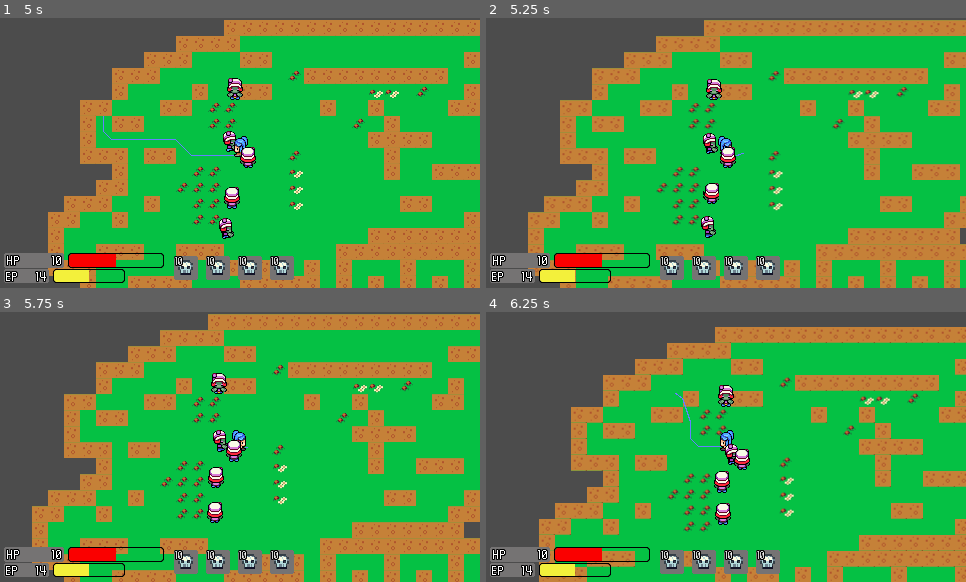
Above: before the commit, frames 1-4 (two rows, left to right).
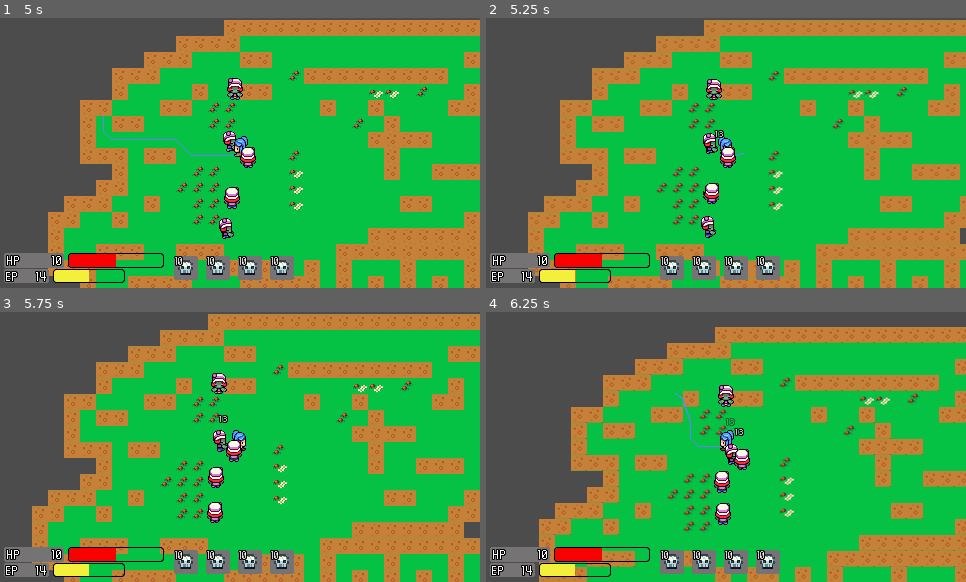
Above: after the commit, the same moments.

Repository: destroysound/DungeonCrawl
Game: Godot game, scene res://GameScene.tscn
The game is run twice, just before and just after one commit, with the same random seed, the same clock (stepped at 60 frames per second) and the same inputs.
Inputs (mouse positions are in pixels of both pictures, inside the frame that each line leads up to):
- Up to frame 1 (5 s): move the mouse to (62, 212) at 0.52 s; click (62, 212) at 0.67 s; move the mouse to (120, 163) at 1.27 s; click (120, 163) at 1.42 s; move the mouse to (187, 66) at 2.02 s; click (187, 66) at 2.17 s; move the mouse to (244, 61) at 2.77 s; click (244, 61) at 2.92 s; move the mouse to (235, 207) at 3.52 s; click (235, 207) at 3.67 s; move the mouse to (96, 112) at 4.27 s; click (96, 112) at 4.42 s
- Up to frame 2 (5.25 s): move the mouse to (750, 153) at 5.02 s; click (750, 153) at 5.17 s
- Up to frame 3 (5.75 s): no input
- Up to frame 4 (6.25 s): move the mouse to (654, 379) at 5.77 s; click (654, 379) at 5.92 s

Frame 1 is identical in both runs. In frame 2, less than 0.1% of the frame differs, in the area x 47-50%, y 41-45%; in frame 3, less than 0.1%; in frame 4, 0.1%, in the area x 49-54%, y 39-46%.

Commit message:
enemy attacking

Diff:
--- a/Enemy.gd
+++ b/Enemy.gd
@@ -4,12 +4,18 @@
 onready var character : KinematicBody2D = get_node("/root/GameScene/YSort/Player")
 onready var flockingArea : Area2D = $FlockingArea
 onready var targetIcon : Sprite = $TargetIcon
+onready var attackTimer : Timer = $AttackTimer;
+onready var gameScene = get_node("/root/GameScene")
 var thresholdDistance : float = 17.0
 var flockForce : float = 5
 var xpToGive : = 2
+var attackStarted : = false
+
+var damageText = preload("res://DamageText.tscn")
 
 # Called when the node enters the scene tree for the first time.
 func _ready():
+	attackTimer.connect("timeout",self,"_check_attack")
 	speed = 10.0
 	timer.wait_time = 0.5
 	timer.connect("timeout",self,"_on_timer_timeout")
@@ -18,6 +24,16 @@
 	._ready();
 
 func _physics_process(delta):
+	var attackVector = global_position - character.global_position
+	if !attackStarted:
+		if attackVector.length() < attackRange:
+			attackStarted = true
+			attackTimer.start()
+	else:
+		if attackVector.length() > attackRange:
+			attackStarted = false
+			attackTimer.stop()
+
 	._physics_process(delta)
 
 func _on_timer_timeout():
@@ -46,6 +62,15 @@
 			origVel = origVel - flockVel
 	return origVel
 
+func _check_attack():
+	var attackVector = global_position - character.global_position
+
+	if attackVector.length() < attackRange:
+		var damage = damageText.instance()
+		damage.position = character.global_position + Vector2(0, -16)
+		damage.amount = roll_damage()
+		gameScene.call_deferred("add_child", damage)
+
 func _set_engaged(collision):
 	if (collision.collider.name == 'Player'):
 		set_path([])
--- a/Enemy.tscn
+++ b/Enemy.tscn
@@ -10,83 +10,83 @@
 [sub_resource type="AtlasTexture" id=2]
 flags = 4
 atlas = ExtResource( 1 )
-region = Rect2( 0, 96, 16, 32 )
+region = Rect2( 0, 32, 16, 32 )
 
 [sub_resource type="AtlasTexture" id=3]
 flags = 4
 atlas = ExtResource( 1 )
-region = Rect2( 16, 96, 16, 32 )
+region = Rect2( 16, 32, 16, 32 )
 
 [sub_resource type="AtlasTexture" id=4]
 flags = 4
 atlas = ExtResource( 1 )
-region = Rect2( 32, 96, 16, 32 )
+region = Rect2( 32, 32, 16, 32 )
 
 [sub_resource type="AtlasTexture" id=5]
 flags = 4
 atlas = ExtResource( 1 )
-region = Rect2( 0, 32, 16, 32 )
+region = Rect2( 0, 96, 16, 32 )
 
 [sub_resource type="AtlasTexture" id=6]
 flags = 4
 atlas = ExtResource( 1 )
-region = Rect2( 16, 32, 16, 32 )
+region = Rect2( 16, 96, 16, 32 )
 
 [sub_resource type="AtlasTexture" id=7]
 flags = 4
 atlas = ExtResource( 1 )
-region = Rect2( 32, 32, 16, 32 )
+region = Rect2( 32, 96, 16, 32 )
 
 [sub_resource type="AtlasTexture" id=8]
 flags = 4
 atlas = ExtResource( 1 )
-region = Rect2( 0, 0, 16, 32 )
+region = Rect2( 0, 64, 16, 32 )
 
 [sub_resource type="AtlasTexture" id=9]
 flags = 4
 atlas = ExtResource( 1 )
-region = Rect2( 16, 0, 16, 32 )
+region = Rect2( 16, 64, 16, 32 )
 
 [sub_resource type="AtlasTexture" id=10]
 flags = 4
 atlas = ExtResource( 1 )
-region = Rect2( 32, 0, 16, 32 )
+region = Rect2( 32, 64, 16, 32 )
 
 [sub_resource type="AtlasTexture" id=11]
 flags = 4
 atlas = ExtResource( 1 )
-region = Rect2( 0, 64, 16, 32 )
+region = Rect2( 0, 0, 16, 32 )
 
 [sub_resource type="AtlasTexture" id=12]
 flags = 4
 atlas = ExtResource( 1 )
-region = Rect2( 16, 64, 16, 32 )
+region = Rect2( 16, 0, 16, 32 )
 
 [sub_resource type="AtlasTexture" id=13]
 flags = 4
 atlas = ExtResource( 1 )
-region = Rect2( 32, 64, 16, 32 )
+region = Rect2( 32, 0, 16, 32 )
 
 [sub_resource type="SpriteFrames" id=14]
 animations = [ {
 "frames": [ SubResource( 2 ), SubResource( 3 ), SubResource( 4 ) ],
 "loop": true,
-"name": "walk_up",
+"name": "walk_left",
 "speed": 5.0
 }, {
 "frames": [ SubResource( 5 ), SubResource( 6 ), SubResource( 7 ) ],
 "loop": true,
-"name": "walk_left",
+"name": "walk_up",
 "speed": 5.0
 }, {
 "frames": [ SubResource( 8 ), SubResource( 9 ), SubResource( 10 ) ],
 "loop": true,
-"name": "walk_down",
+"name": "walk_right",
 "speed": 5.0
 }, {
 "frames": [ SubResource( 11 ), SubResource( 12 ), SubResource( 13 ) ],
 "loop": true,
-"name": "walk_right",
+"name": "walk_down",
 "speed": 5.0
 } ]
 
@@ -135,4 +135,6 @@
 [node name="CollisionShape2D" type="CollisionShape2D" parent="ClickableArea"]
 position = Vector2( 0, -6 )
 shape = SubResource( 16 )
+
+[node name="AttackTimer" type="Timer" parent="."]
 [connection signal="input_event" from="ClickableArea" to="." method="_on_ClickableArea_input_event"]
--- a/Player.tscn
+++ b/Player.tscn
@@ -3,138 +3,158 @@
 [ext_resource path="res://Chara/character1-split.png" type="Texture" id=1]
 [ext_resource path="res://Player.gd" type="Script" id=2]
 
-[sub_resource type="CanvasItemMaterial" id=37]
-
-[sub_resource type="RectangleShape2D" id=38]
+[sub_resource type="CanvasItemMaterial" id=1]
+
+[sub_resource type="RectangleShape2D" id=2]
 extents = Vector2( 6, 4 )
 
-[sub_resource type="RectangleShape2D" id=39]
+[sub_resource type="RectangleShape2D" id=3]
 extents = Vector2( 5, 5 )
 
+[sub_resource type="AtlasTexture" id=4]
+flags = 4
+atlas = ExtResource( 1 )
+region = Rect2( 0, 32, 16, 32 )
+
+[sub_resource type="AtlasTexture" id=5]
+flags = 4
+atlas = ExtResource( 1 )
+region = Rect2( 16, 32, 16, 32 )
+
+[sub_resource type="AtlasTexture" id=6]
+flags = 4
+atlas = ExtResource( 1 )
+region = Rect2( 32, 32, 16, 32 )
+
+[sub_resource type="AtlasTexture" id=7]
+flags = 4
+atlas = ExtResource( 1 )
+region = Rect2( 48, 32, 16, 32 )
+
+[sub_resource type="AtlasTexture" id=8]
+flags = 4
+atlas = ExtResource( 1 )
+region = Rect2( 64, 32, 16, 32 )
+
+[sub_resource type="AtlasTexture" id=9]
+flags = 4
+atlas = ExtResource( 1 )
+region = Rect2( 48, 0, 16, 32 )
+
+[sub_resource type="AtlasTexture" id=10]
+flags = 4
+atlas = ExtResource( 1 )
+region = Rect2( 64, 0, 16, 32 )
+
+[sub_resource type="AtlasTexture" id=11]
+flags = 4
+atlas = ExtResource( 1 )
+region = Rect2( 48, 64, 16, 32 )
+
+[sub_resource type="AtlasTexture" id=12]
+flags = 4
+atlas = ExtResource( 1 )
+region = Rect2( 64, 64, 16, 32 )
+
+[sub_resource type="AtlasTexture" id=13]
+flags = 4
+atlas = ExtResource( 1 )
+region = Rect2( 48, 96, 16, 32 )
+
+[sub_resource type="AtlasTexture" id=14]
+flags = 4
+atlas = ExtResource( 1 )
+region = Rect2( 64, 96, 16, 32 )
+
+[sub_resource type="AtlasTexture" id=15]
+flags = 4
+atlas = ExtResource( 1 )
+region = Rect2( 0, 96, 16, 32 )
+
 [sub_resource type="AtlasTexture" id=16]
-atlas = ExtResource( 1 )
-region = Rect2( 0, 96, 16, 32 )
+flags = 4
+atlas = ExtResource( 1 )
+region = Rect2( 16, 96, 16, 32 )
 
 [sub_resource type="AtlasTexture" id=17]
-atlas = ExtResource( 1 )
-region = Rect2( 16, 96, 16, 32 )
+flags = 4
+atlas = ExtResource( 1 )
+region = Rect2( 32, 96, 16, 32 )
 
 [sub_resource type="AtlasTexture" id=18]
-atlas = ExtResource( 1 )
-region = Rect2( 32, 96, 16, 32 )
+flags = 4
+atlas = ExtResource( 1 )
+region = Rect2( 0, 64, 16, 32 )
 
 [sub_resource type="AtlasTexture" id=19]
-atlas = ExtResource( 1 )
-region = Rect2( 0, 64, 16, 32 )
+flags = 4
+atlas = ExtResource( 1 )
+region = Rect2( 16, 64, 16, 32 )
 
 [sub_resource type="AtlasTexture" id=20]
-atlas = ExtResource( 1 )
-region = Rect2( 16, 64, 16, 32 )
+flags = 4
+atlas = ExtResource( 1 )
+region = Rect2( 32, 64, 16, 32 )
 
 [sub_resource type="AtlasTexture" id=21]
-atlas = ExtResource( 1 )
-region = Rect2( 32, 64, 16, 32 )
+flags = 4
+atlas = ExtResource( 1 )
+region = Rect2( 0, 0, 16, 32 )
 
 [sub_resource type="AtlasTexture" id=22]
-atlas = ExtResource( 1 )
-region = Rect2( 0, 0, 16, 32 )
+flags = 4
+atlas = ExtResource( 1 )
+region = Rect2( 16, 0, 16, 32 )
 
 [sub_resource type="AtlasTexture" id=23]
-atlas = ExtResource( 1 )
-region = Rect2( 16, 0, 16, 32 )
-
-[sub_resource type="AtlasTexture" id=12]
+flags = 4
 atlas = ExtResource( 1 )
 region = Rect2( 32, 0, 16, 32 )
 
-[sub_resource type="AtlasTexture" id=24]
-atlas = ExtResource( 1 )
-region = Rect2( 0, 32, 16, 32 )
-
-[sub_resource type="AtlasTexture" id=25]
-atlas = ExtResource( 1 )
-region = Rect2( 16, 32, 16, 32 )
-
-[sub_resource type="AtlasTexture" id=26]
-atlas = ExtResource( 1 )
-region = Rect2( 32, 32, 16, 32 )
-
-[sub_resource type="AtlasTexture" id=27]
-atlas = ExtResource( 1 )
-region = Rect2( 48, 32, 16, 32 )
-
-[sub_resource type="AtlasTexture" id=28]
-atlas = ExtResource( 1 )
-region = Rect2( 64, 32, 16, 32 )
-
-[sub_resource type="AtlasTexture" id=29]
-atlas = ExtResource( 1 )
-region = Rect2( 48, 0, 16, 32 )
-
-[sub_resource type="AtlasTexture" id=30]
-atlas = ExtResource( 1 )
-region = Rect2( 64, 0, 16, 32 )
-
-[sub_resource type="AtlasTexture" id=31]
-atlas = ExtResource( 1 )
-region = Rect2( 48, 64, 16, 32 )
-
-[sub_resource type="AtlasTexture" id=32]
-atlas = ExtResource( 1 )
-region = Rect2( 64, 64, 16, 32 )
-
-[sub_resource type="AtlasTexture" id=33]
-atlas = ExtResource( 1 )
-region = Rect2( 48, 96, 16, 32 )
-
-[sub_resource type="AtlasTexture" id=34]
-atlas = ExtResource( 1 )
-region = Rect2( 64, 96, 16, 32 )
-
-[sub_resource type="SpriteFrames" id=35]
+[sub_resource type="SpriteFrames" id=24]
 animations = [ {
-"frames": [ SubResource( 16 ), SubResource( 17 ), SubResource( 18 ) ],
+"frames": [ SubResource( 4 ), SubResource( 5 ), SubResource( 6 ) ],
+"loop": true,
+"name": "walk_left",
+"speed": 5.0
+}, {
+"frames": [ SubResource( 7 ), SubResource( 8 ) ],
+"loop": true,
+"name": "attack_left",
+"speed": 5.0
+}, {
+"frames": [ SubResource( 9 ), SubResource( 10 ) ],
+"loop": true,
+"name": "attack_down",
+"speed": 5.0
+}, {
+"frames": [ SubResource( 11 ), SubResource( 12 ) ],
+"loop": true,
+"name": "attack_right",
+"speed": 5.0
+}, {
+"frames": [ SubResource( 13 ), SubResource( 14 ) ],
+"loop": true,
+"name": "attack_up",
+"speed": 5.0
+}, {
+"frames": [ SubResource( 15 ), SubResource( 16 ), SubResource( 17 ) ],
 "loop": true,
 "name": "walk_up",
 "speed": 5.0
 }, {
-"frames": [ SubResource( 19 ), SubResource( 20 ), SubResource( 21 ) ],
+"frames": [ SubResource( 18 ), SubResource( 19 ), SubResource( 20 ) ],
 "loop": true,
 "name": "walk_right",
 "speed": 5.0
 }, {
-"frames": [ SubResource( 22 ), SubResource( 23 ), SubResource( 12 ) ],
+"frames": [ SubResource( 21 ), SubResource( 22 ), SubResource( 23 ) ],
 "loop": true,
 "name": "walk_down",
 "speed": 5.0
-}, {
-"frames": [ SubResource( 24 ), SubResource( 25 ), SubResource( 26 ) ],
-"loop": true,
-"name": "walk_left",
-"speed": 5.0
-}, {
-"frames": [ SubResource( 27 ), SubResource( 28 ) ],
-"loop": true,
-"name": "attack_left",
-"speed": 5.0
-}, {
-"frames": [ SubResource( 29 ), SubResource( 30 ) ],
-"loop": true,
-"name": "attack_down",
-"speed": 5.0
-}, {
-"frames": [ SubResource( 31 ), SubResource( 32 ) ],
-"loop": true,
-"name": "attack_right",
-"speed": 5.0
-}, {
-"frames": [ SubResource( 33 ), SubResource( 34 ) ],
-"loop": true,
-"name": "attack_up",
-"speed": 5.0
 } ]
 
-[sub_resource type="Animation" id=36]
+[sub_resource type="Animation" id=25]
 length = 0.2
 step = 0.05
 tracks/0/type = "value"
@@ -172,11 +192,11 @@
 wait_time = 0.5
 
 [node name="BodyCollider" type="CollisionShape2D" parent="."]
-shape = SubResource( 39 )
+shape = SubResource( 3 )
 
 [node name="AnimatedSprite" type="AnimatedSprite" parent="."]
 position = Vector2( 0, -10 )
-frames = SubResource( 35 )
+frames = SubResource( 24 )
 animation = "attack_down"
 frame = 1
 playing = true
Not shown: 2 places in Player.tscn that only renumber resources
